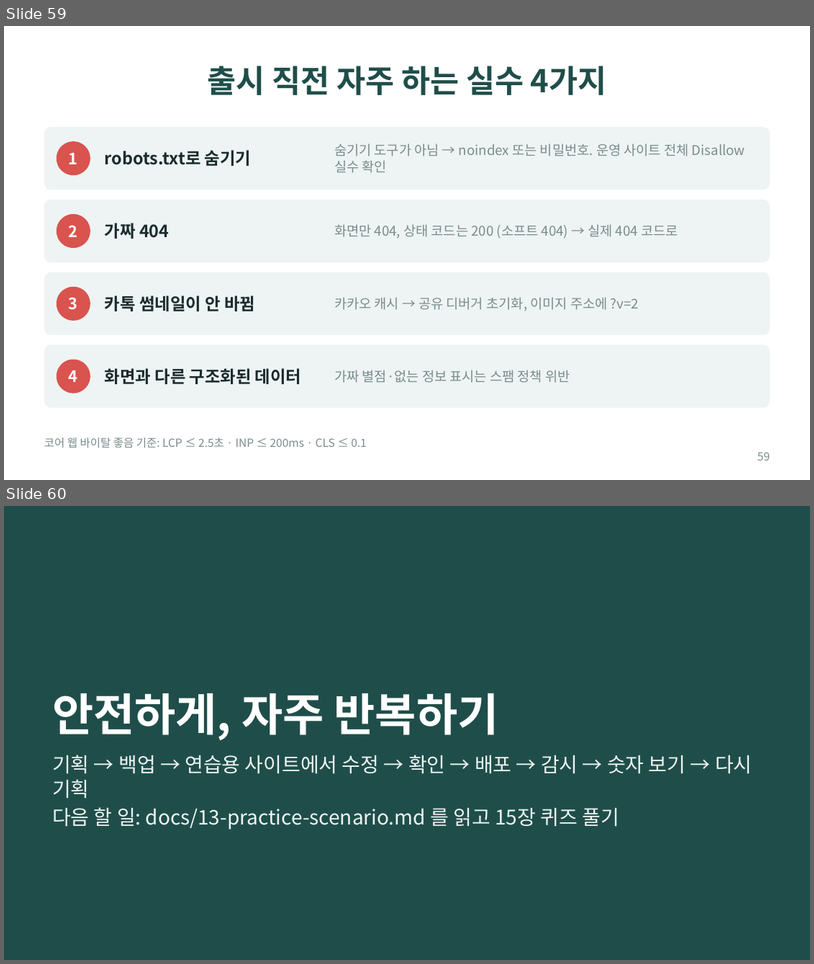
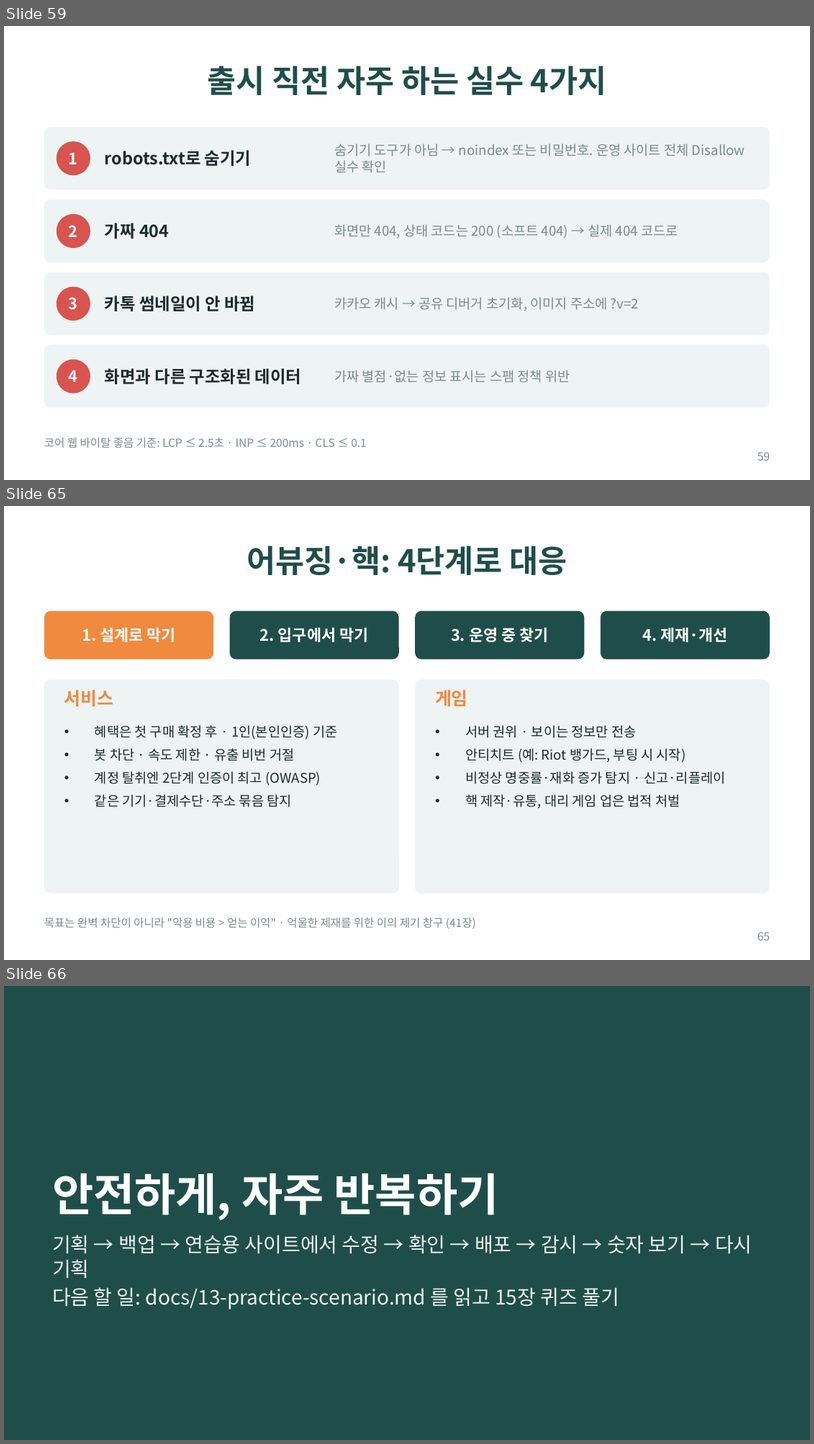
Before and after one commit to bincodin-ko/stanford-study, a slide deck: slides/internet-business-101.pptx. Shown one above the other, each under a label of ours: slides 59 and 60 before the commit, slides 59, 65 and 66 after it; the slides between them are not shown. The pictures are 814x964 and 814x1444 pixels, drawn with LibreOffice and Linux fonts; fonts in the diff are those of the drawing. Boxes give left, top, right and bottom in pixels: in the first picture for what was removed or moved away, otherwise in the second. Text is boxed around its words. In the diff, an @@ line names an element or a change of style, - is before the commit and + after.

```diff
--- a/slides/internet-business-101.pptx
+++ b/slides/internet-business-101.pptx
@@ slide 65 added at (4,506,810,960), background #FFFFFF @@
@@ title added at (247,546,568,575), 28 pt, text #1F4E4A, bold @@
+어뷰징·핵: 4단계로 대응
@@ rounded rectangle added at (44,611,214,659), fill #F08A3E @@
@@ rounded rectangle added at (230,611,399,659), fill #1F4E4A @@
@@ rounded rectangle added at (415,611,584,659), fill #1F4E4A @@
@@ rounded rectangle added at (601,611,770,659), fill #1F4E4A @@
@@ text added at (82,627,175,642), 14 pt, text #FFFFFF, bold @@
+1. 설계로 막기
@@ text added at (260,627,368,642), 14 pt, text #FFFFFF, bold @@
+2. 입구에서 막기
@@ text added at (451,627,548,642), 14 pt, text #FFFFFF, bold @@
+3. 운영 중 찾기
@@ text added at (643,627,728,642), 14 pt, text #FFFFFF, bold @@
+4. 제재·개선
@@ rounded rectangle added at (44,680,399,893), fill #EEF4F3 @@
@@ text added at (64,690,113,707), 16 pt, text #F08A3E, bold @@
+서비스
@@ rounded rectangle added at (415,680,770,893), fill #EEF4F3 @@
@@ text added at (435,690,468,706), 16 pt, text #F08A3E, bold @@
+게임
@@ text added at (95,725,337,807), 12 pt, text #1B2B2E @@
+• 혜택은 첫 구매 확정 후 · 1인(본인인증) 기준
+• 봇 차단 · 속도 제한 · 유출 비번 거절
+• 계정 탈취엔 2단계 인증이 최고 (OWASP)
+• 같은 기기·결제수단·주소 묶음 탐지
@@ text added at (466,725,725,808), 12 pt, text #1B2B2E @@
+• 서버 권위 · 보이는 정보만 전송
+• 안티치트 (예: Riot 뱅가드, 부팅 시 시작)
+• 비정상 명중률·재화 증가 탐지 · 신고·리플레이
+• 핵 제작·유통, 대리 게임 업은 법적 처벌
@@ text added at (44,917,476,929), 10 pt, text #7A8C8E @@
+목표는 완벽 차단이 아니라 "악용 비용 > 얻는 이익" · 억울한 제재를 위한 이의 제기 창구 (41장)
@@ page number added at (758,932,770,940), 10 pt, text #7A8C8E @@
+65
@@ what was slide 60 is now slide 66 @@
```
Also in this commit, not shown: 5 other slides added, 10 other files.
